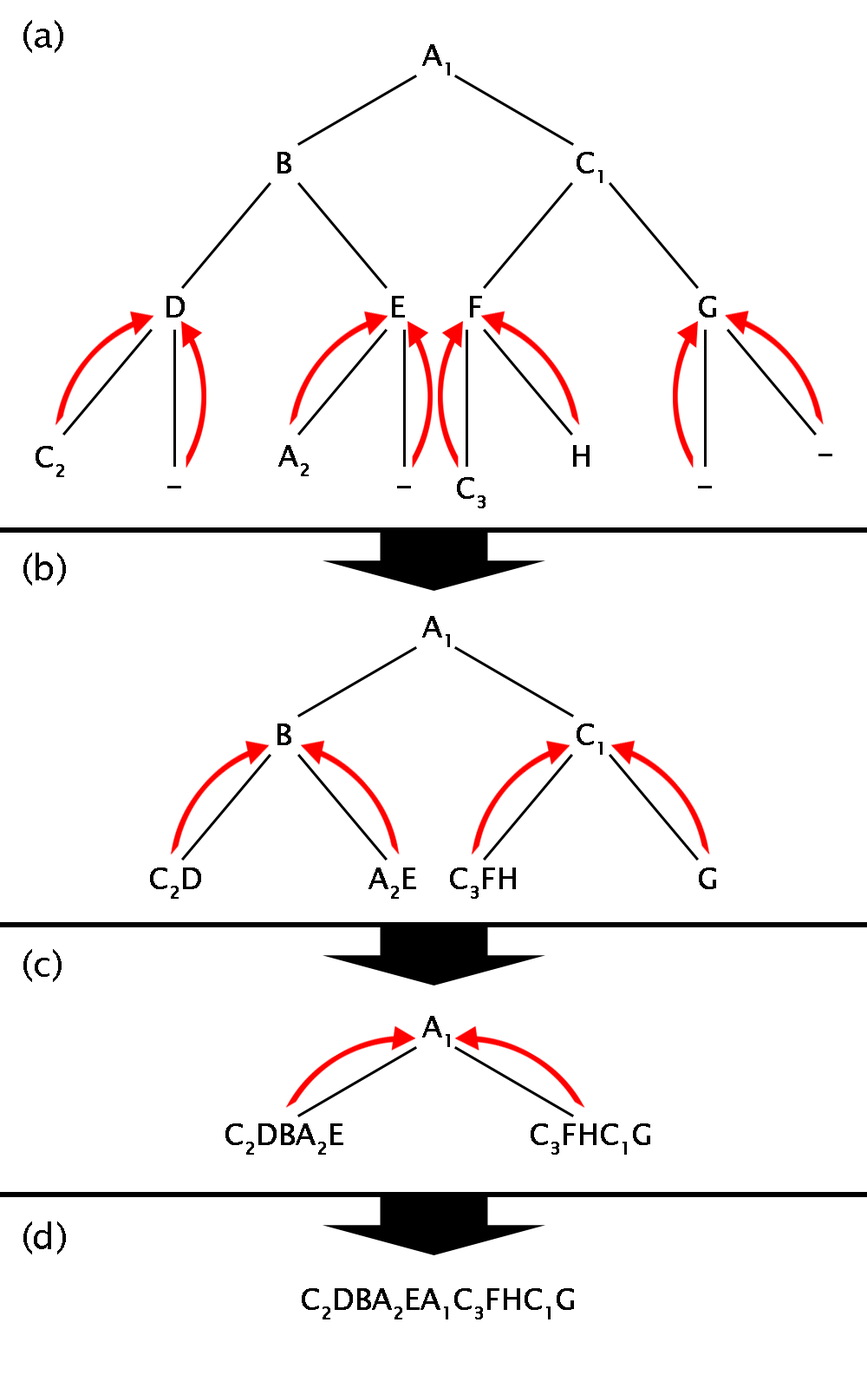
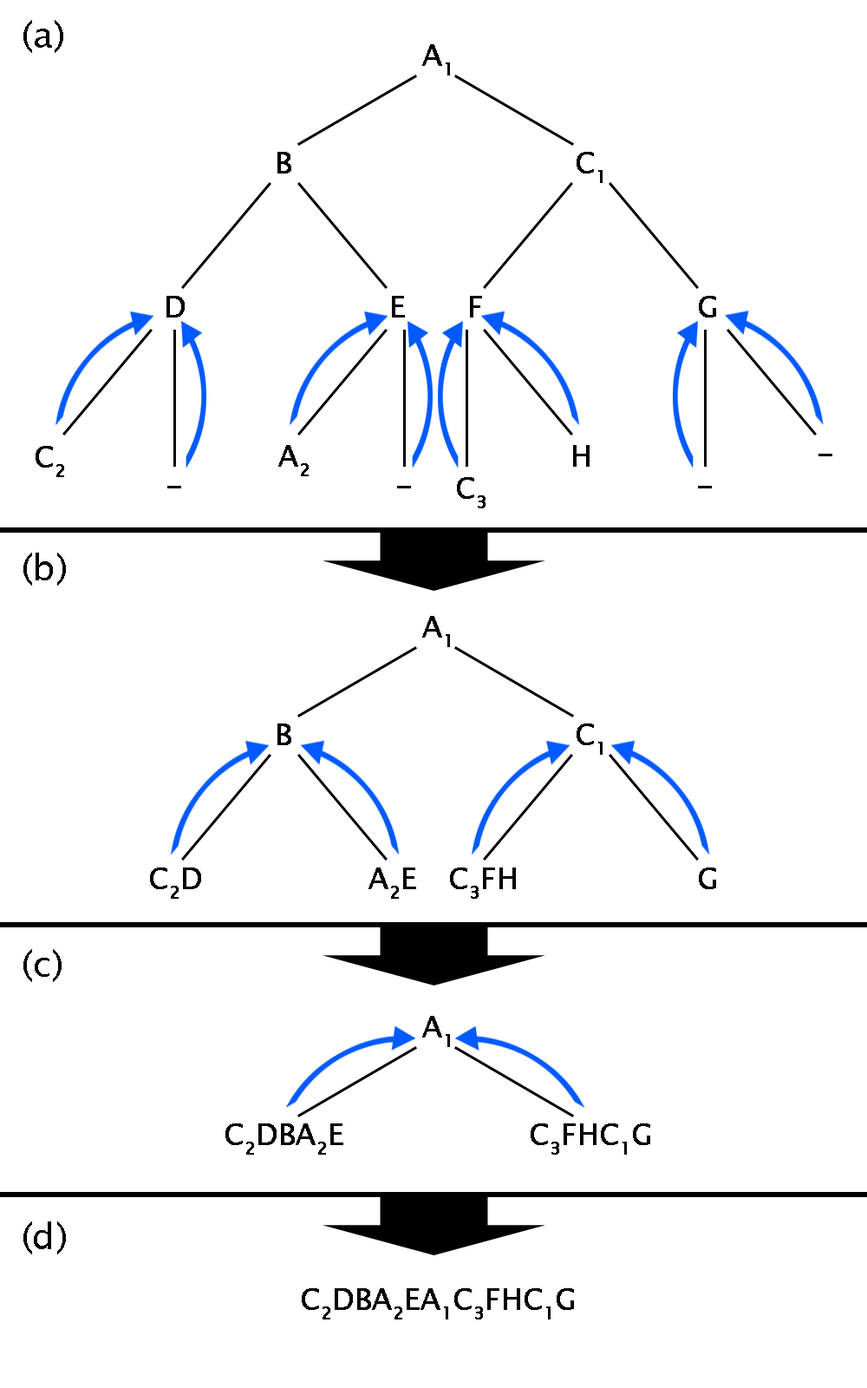
Layer changes from the first w=867, h=1388 image to the second:
pixels changed over (x1=54, y1=309, x2=825, y2=1109) (layer not identified)
